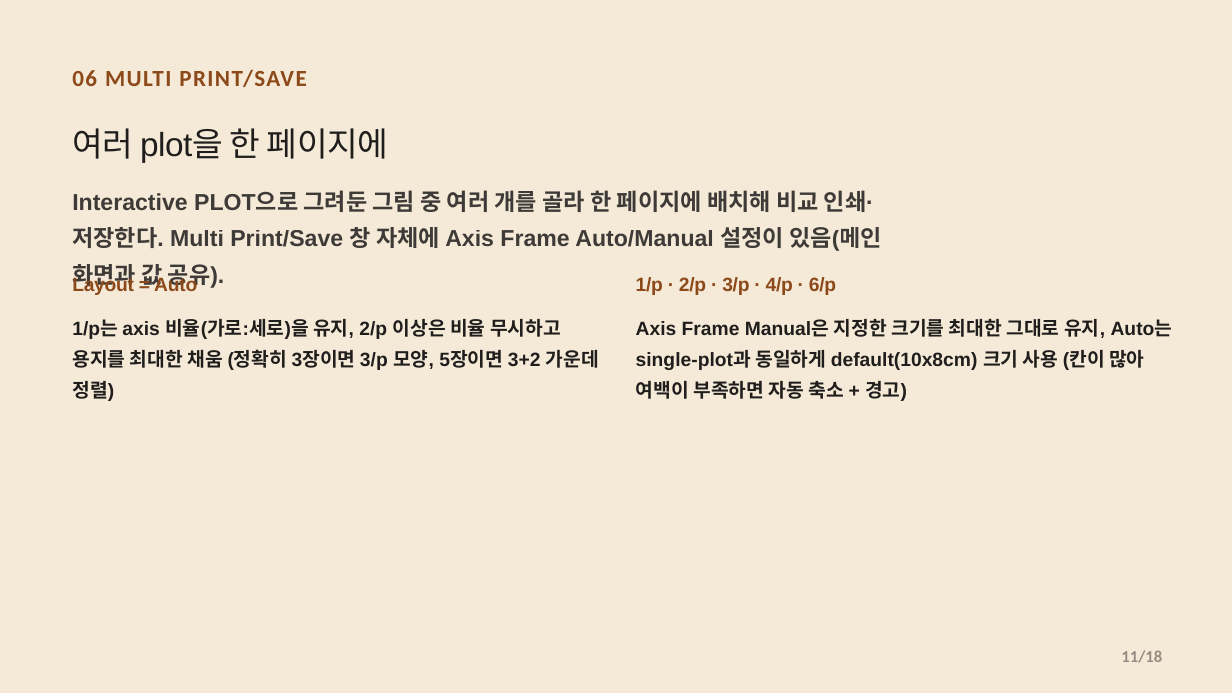
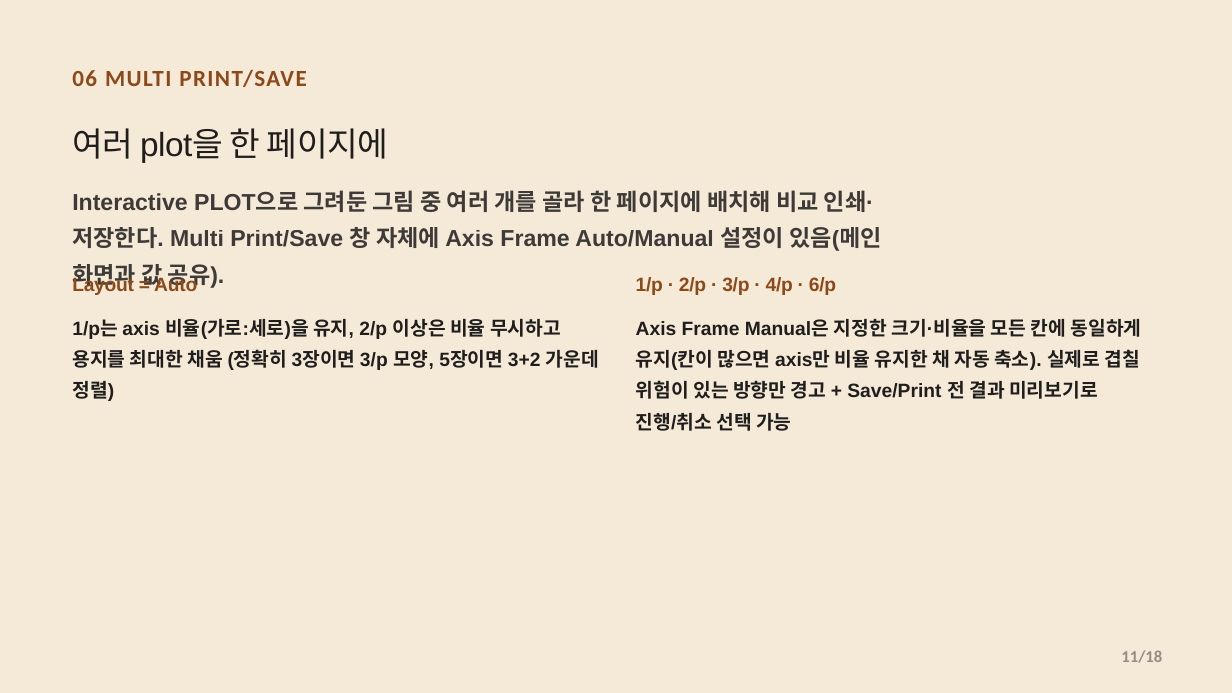
Before and after one commit to CWKIM113/CathPlot_Pub, a slide deck: slide 11 of CathPlot_Deck.pptx. Drawn at 1232x693 pixels with LibreOffice and Linux fonts; fonts in the diff are those of the drawing. Boxes give left, top, right and bottom in pixels: in the first picture for what was removed or moved away, otherwise in the second. Text is boxed around its words. In the diff, an @@ line names an element or a change of style, - is before the commit and + after.

```diff
--- a/CathPlot_Deck.pptx
+++ b/CathPlot_Deck.pptx
@@ text at bbox=[636, 319, 1142, 431]: text changed @@
-Axis Frame Manual은 지정한 크기를 최대한 그대로 유지, Auto는 single-plot과 동일하게 default(10x8cm) 크기 사용 (칸이 많아 여백이 부족하면 자동 축소 + 경고)
+Axis Frame Manual은 지정한 크기·비율을 모든 칸에 동일하게 유지(칸이 많으면 axis만 비율 유지한 채 자동 축소). 실제로 겹칠 위험이 있는 방향만 경고 + Save/Print 전 결과 미리보기로 진행/취소 선택 가능
```
Also in this commit, not shown: 1 other file.
